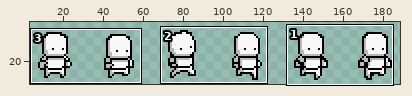
Sprite sheet -- Assets/Resource/Sprites/Character/Walk.png. The picture above shows the old version from afar; the outline marks the close-up.
Close-up. Before the edit:
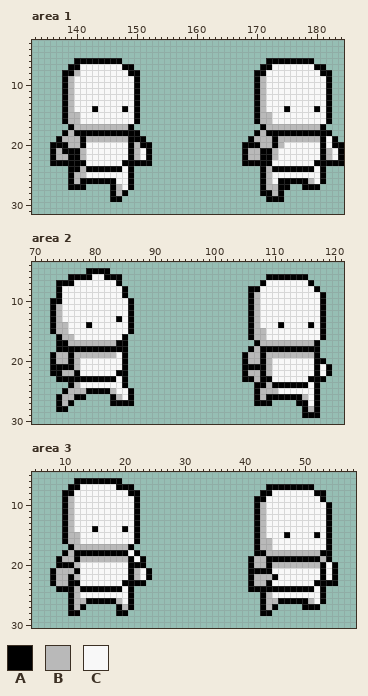
The file is 192x32 pixels. Shown: area 1: x 133..184, y 3..31; area 2: x 70..121, y 4..30; area 3: x 5..58, y 5..30. The wide view leaves out empty margins.
Palette (. is transparent): A #000000  B #b9b9b9  C #f8f8f8
After:
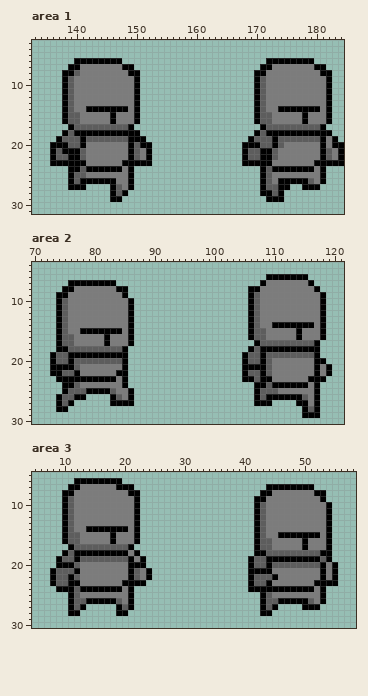
Diff:
colour B: #b9b9b9 -> #5d5d5d
colour C: #f8f8f8 -> #7c7c7c
Area 1:
y 14: x 142 C -> A; x 144..147 CCCC -> AAAA; x 174 C -> A; x 176..179 CCCC -> AAAA
y 15..16: x 146 C -> A; x 178 C -> A
Area 2:
y 5: x 79..82 AAAA -> ....
y 6: x 76..84 AAAACCAAA -> .........
y 7: x 74..75 AA -> ..; x 77..84 CCCCCCCA -> AAAAAAA.
y 8: x 74..76 ACC -> .AA; x 84 C -> A
y 9: x 75 C -> A
y 10: x 73 A -> .; x 75 C -> B
y 11..12: x 73..75 ABC -> .AB
y 13: x 73..75 ABC -> .AB; x 84 A -> C
y 14: x 73..74 AB -> .A; x 79 A -> C; x 110 C -> A; x 112..115 CCCC -> AAAA
y 15: x 73..74 AB -> .A; x 78..84 CCCCCCC -> AAAAAAA; x 114 C -> A
y 16: x 82 C -> A; x 85..86 A. -> CA; x 114 C -> A
y 17: x 75 A -> B; x 77..86 BBBBBBBAA. -> CCCCCACCCA
y 18: x 76..84 AAAAAAAAA -> BBBBBBBBB
y 19: x 77..84 BBBBBBBC -> AAAAAAAA
y 20: x 78..84 CCCCCCC -> BBBBBBB
y 24: x 75 . -> A
Area 3:
y 14: x 14 C -> A; x 16..19 CCCC -> AAAA
y 15: x 18 C -> A; x 46 C -> A; x 48..51 CCCC -> AAAA
y 16: x 18 C -> A; x 50 C -> A
y 17: x 50 C -> A
Where, in picture pixels (left, top, right, bottom), the same in both close-ups:
changed: (56, 64, 146, 196)
changed: (248, 64, 338, 196)
changed: (50, 268, 134, 406)
changed: (248, 280, 326, 412)
changed: (56, 484, 146, 610)
changed: (254, 490, 332, 610)
